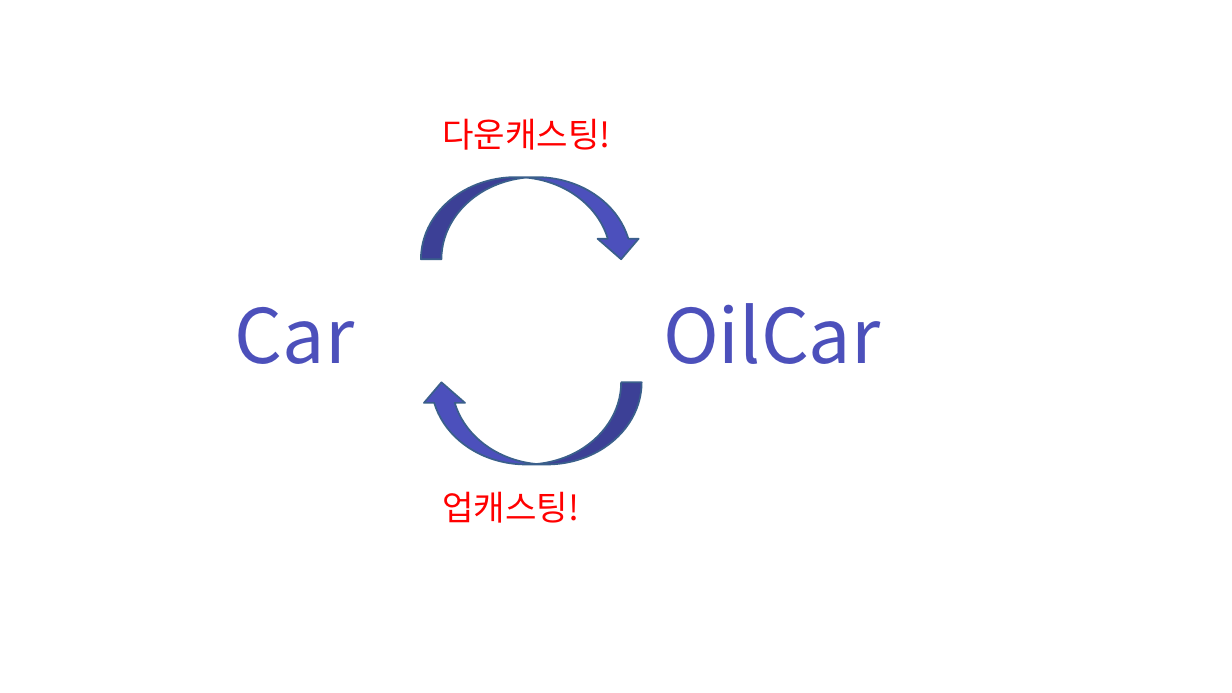
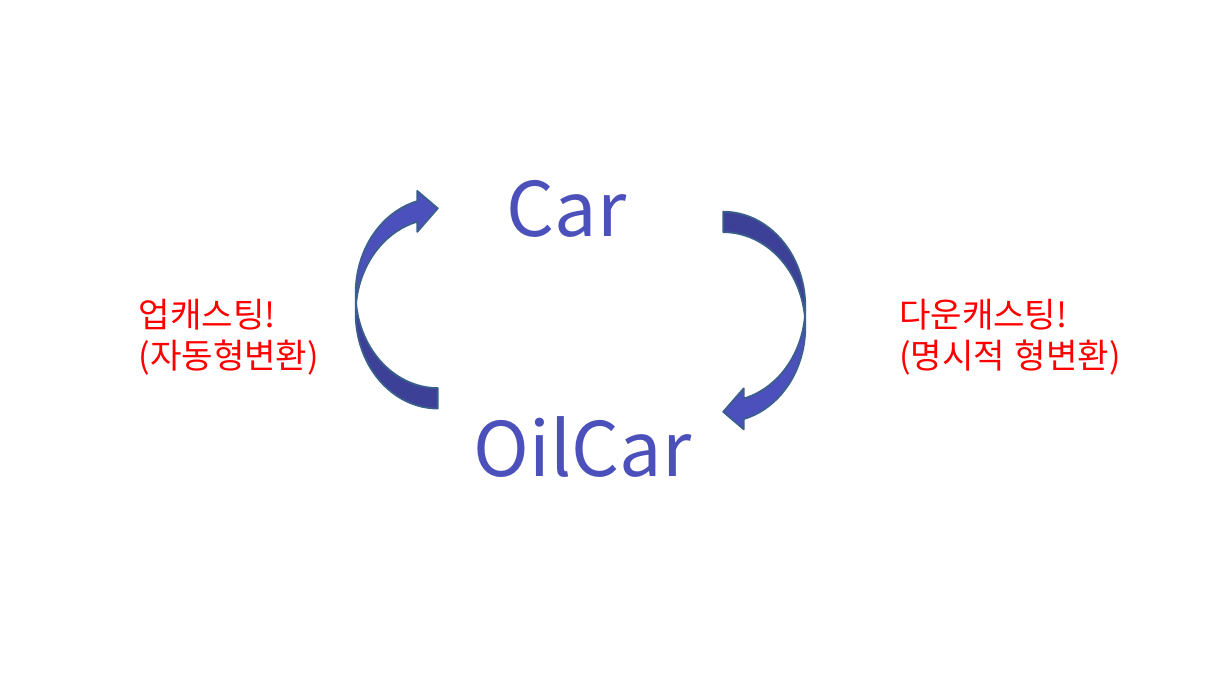
Before and after one commit to zest132/JavaLecture, a slide deck: slide 12 of JavaLecture/LectureFile/java 11강 인터페이스와다형성.pptx (slide 9 before the commit). Drawn at 1232x693 pixels with LibreOffice and Linux fonts; fonts in the diff are those of the drawing. Boxes give left, top, right and bottom in pixels: in the first picture for what was removed or moved away, otherwise in the second. Text is boxed around its words. In the diff, an @@ line names an element or a change of style, - is before the commit and + after.

```diff
--- a/JavaLecture/LectureFile/java 11강 인터페이스와다형성.pptx
+++ b/JavaLecture/LectureFile/java 11강 인터페이스와다형성.pptx
@@ text "Car": place and size @@
-text "Car" at box(235, 307, 355, 364)
+text "Car" at box(507, 180, 627, 237)
@@ curved down arrow at box(356, 188, 438, 408): rotation 180 to 270 degrees @@
@@ curved down arrow at box(723, 212, 805, 432): rotation 0 to 90 degrees @@
@@ text "업캐스팅!": place and size @@
-text "업캐스팅!" at box(442, 491, 579, 523)
+text "업캐스팅!" at box(139, 298, 319, 375)
@@ text "다운캐스팅!": place and size @@
-text "다운캐스팅!" at box(442, 118, 610, 150)
+text "다운캐스팅!" at box(899, 298, 1121, 375)
@@ text at box(139, 339, 319, 375): paragraph added @@
+(자동형변환)
@@ text at box(899, 339, 1121, 375): paragraph added @@
+(명시적 형변환)
@@ text "OilCar": place and size @@
-text "OilCar" at box(663, 303, 880, 364)
+text "OilCar" at box(474, 416, 691, 477)
```
Also in this commit, not shown: 5 other slides changed, 8 slides added, 1 slide removed, 6 other files.
